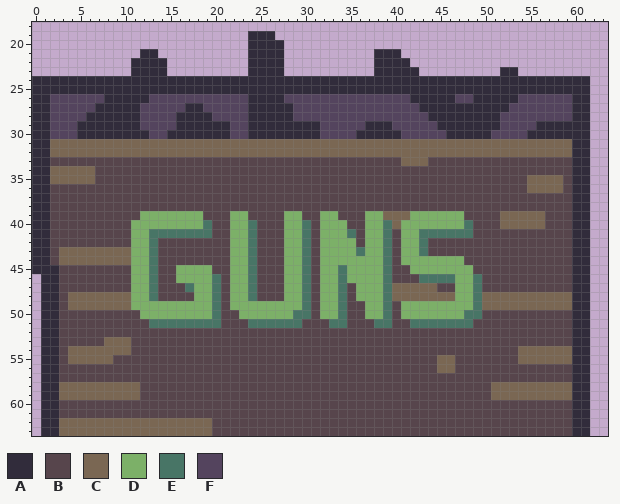
Pixel-art sprite: res/img/guncrate.png. The picture above is the old version.
The file is 64x64 pixels. Shown: x 0..63, y 18..63.
Palette (. is transparent): A #312c3b  B #57454c  C #7a6753  D #7cb068  E #487566  F #54445e
After the commit:
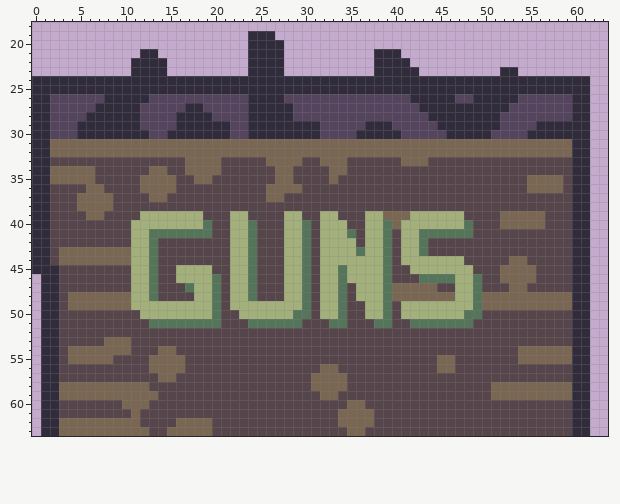
Edits made:
colour D: #7cb068 -> #a3b07b
colour E: #487566 -> #55755b
Changed rows in their new state; - is a pixel that keeps its letter.
first column x 5:
33 ------------CCCC-----CCCC--CCC
34 --------CC--CCCC------CC----CC
35 -------CCCC--CC-------CC----C-
36 -CC----CCCC----------CCCC-----
37 CCCC----CC-----------CC-------
38 CCCC--------------------------
39 -CC---------------------------
first column x 52:
44 -CC-
45 CCCC
46 CCCC
47 -CC-
first column x 10:
54 ----CC----------------------
55 ---CCCC---------------------
56 ---CCCC---------------CC----
57 ----CC---------------CCCC---
58 --C------------------CCCC---
59 --CC------------------CC----
60 CCC----------------------CC-
61 -C----------------------CCCC
62 --BBBB------------------CCCC
63 ---BB--------------------CC-
